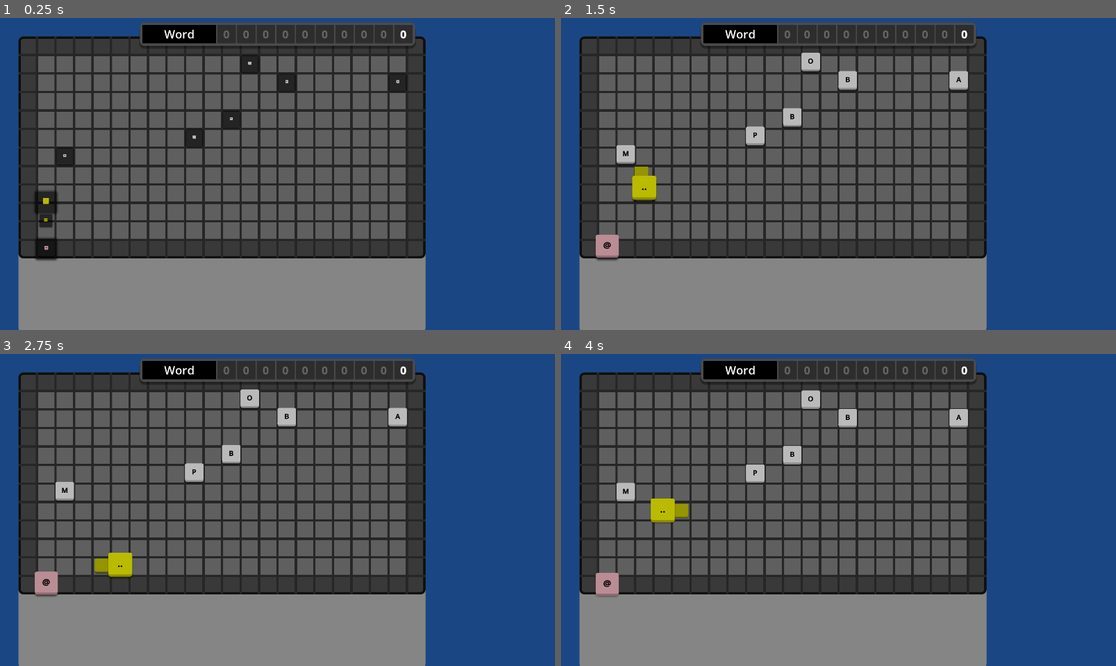
Above: before the commit, frames 1-4 (two rows, left to right).
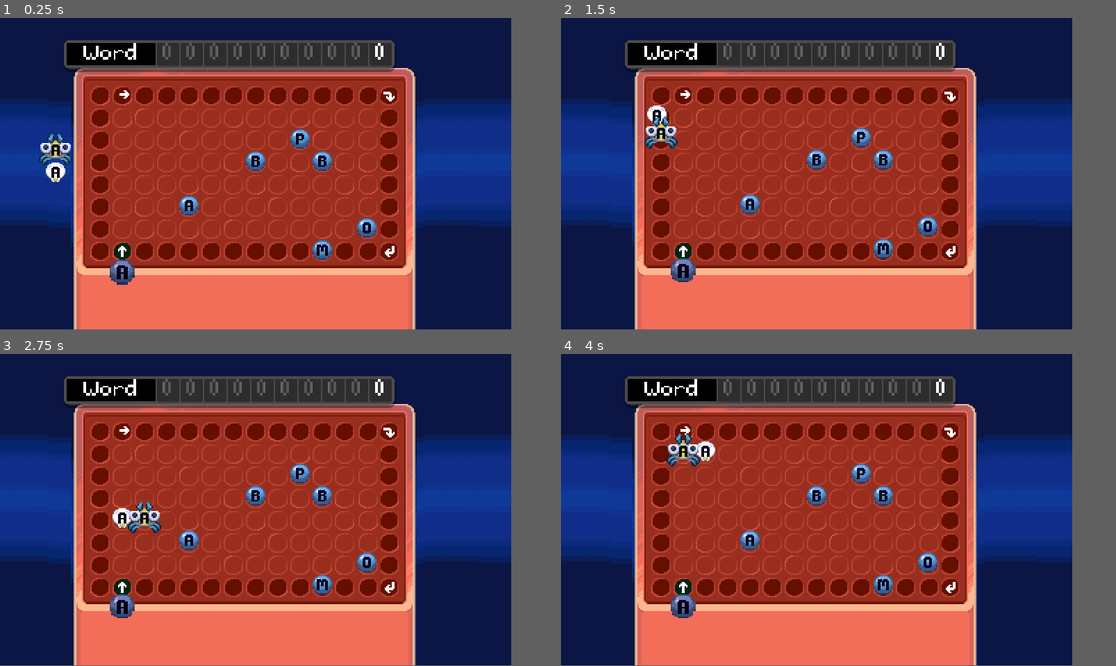
Above: after the commit, the same moments.

Repository: The-Chronomaniac/Brainwormed-GameOff2024
Game: Godot game, scene res://UserInterface/UserInterface.tscn
The game is run twice, just before and just after one commit, with the same random seed, the same clock (stepped at 60 frames per second) and the same inputs.
Inputs:
- Up to frame 1 (0.25 s): no input
- Up to frame 2 (1.5 s): hold D (Right) 0.53-1.28 s; hold Down (Down) from 1.28 s (still down)
- Up to frame 3 (2.75 s): release Down (Down) at 2.03 s; hold D (Right) from 2.03 s (still down)
- Up to frame 4 (4 s): release D (Right) at 2.78 s; hold Up (Up) 2.78-3.53 s; hold A (Left) from 3.53 s (still down)
In our replay, the window is 799x449 before the commit and 736x448 after it. These sizes can differ from the game's own. Grey fills any space a smaller window leaves; there, only what the larger window draws over its background counts as a difference.

The runs differ from the first frame. In frame 1, 88% of the frame differs, in the area x 0-93%, y 0-100%; in frame 2, 89%; in frame 3, 89%; in frame 4, 89%.

Commit message:
added sprites and background

Diff:
--- a/Counter/Counter.tscn
+++ b/Counter/Counter.tscn
@@ -1,6 +1,7 @@
-[gd_scene load_steps=2 format=3 uid="uid://1kx027sdxadp"]
+[gd_scene load_steps=3 format=3 uid="uid://1kx027sdxadp"]
 
 [ext_resource type="Script" path="res://Counter/Counter.gd" id="1_63o4i"]
+[ext_resource type="FontFile" uid="uid://bfaeql1p14t4v" path="res://Words/ChevyRay - Babyblocks Mono.ttf" id="2_12wrd"]
 
 [node name="Counter" type="PanelContainer"]
 custom_minimum_size = Vector2(64, 64)
@@ -9,11 +10,13 @@
 script = ExtResource("1_63o4i")
 
 [node name="Label" type="Label" parent="."]
+texture_filter = 1
 layout_mode = 2
 size_flags_vertical = 1
 theme_override_colors/font_outline_color = Color(1, 1, 1, 1)
 theme_override_constants/outline_size = 4
-theme_override_font_sizes/font_size = 36
+theme_override_fonts/font = ExtResource("2_12wrd")
+theme_override_font_sizes/font_size = 61
 text = "0"
 horizontal_alignment = 1
 vertical_alignment = 1
--- a/Counter/Scoreboard/Scoreboard.tscn
+++ b/Counter/Scoreboard/Scoreboard.tscn
@@ -1,6 +1,7 @@
-[gd_scene load_steps=6 format=3 uid="uid://bidsxlq5mmpnq"]
+[gd_scene load_steps=7 format=3 uid="uid://bidsxlq5mmpnq"]
 
 [ext_resource type="Script" path="res://Counter/Scoreboard/Scoreboard.gd" id="1_wmomo"]
+[ext_resource type="FontFile" uid="uid://bn7626cbwijcy" path="res://Words/ChevyRay - Bird Seed.ttf" id="2_6n05y"]
 [ext_resource type="PackedScene" uid="uid://1kx027sdxadp" path="res://Counter/Counter.tscn" id="2_eqimj"]
 
 [sub_resource type="StyleBoxEmpty" id="StyleBoxEmpty_3hxv4"]
@@ -30,8 +31,11 @@
 anchors_preset = 15
 anchor_right = 1.0
 anchor_bottom = 1.0
+offset_left = 118.84
+offset_right = 118.84
 grow_horizontal = 2
 grow_vertical = 2
+scale = Vector2(0.25, 0.25)
 script = ExtResource("1_wmomo")
 
 [node name="PanelContainer" type="PanelContainer" parent="."]
@@ -57,9 +61,11 @@
 theme_override_styles/panel = SubResource("StyleBoxFlat_4ul80")
 
 [node name="Label" type="Label" parent="PanelContainer/CenterContainer/PanelContainer/HBoxContainer/PanelContainer"]
+texture_filter = 1
 layout_mode = 2
 size_flags_vertical = 1
-theme_override_font_sizes/font_size = 40
+theme_override_fonts/font = ExtResource("2_6n05y")
+theme_override_font_sizes/font_size = 60
 text = "Word"
 horizontal_alignment = 1
 vertical_alignment = 1
--- a/Grid/Grid.gd
+++ b/Grid/Grid.gd
@@ -9,10 +9,10 @@
 var player_snake
 var line_list : Array = []
 
-var letter_scene = preload("res://Letter/Letter.tscn")
+@export var letter_scene : PackedScene
 var rng = RandomNumberGenerator.new()
 
-var verify_block : Letter
+var verify_block : Letter2
 
 # Called when the node enters the scene tree for the first time.
 func _ready() -> void:
--- a/Grid/Grid.tscn
+++ b/Grid/Grid.tscn
@@ -1,7 +1,8 @@
-[gd_scene load_steps=6 format=3 uid="uid://cyhukmk261lvj"]
+[gd_scene load_steps=7 format=3 uid="uid://cyhukmk261lvj"]
 
 [ext_resource type="Script" path="res://Grid/Grid.gd" id="1_538ot"]
-[ext_resource type="PackedScene" uid="uid://d0ciu782egddw" path="res://Snake/Snake.tscn" id="2_qwt2o"]
+[ext_resource type="PackedScene" uid="uid://d0ciu782egddw" path="res://Snake/snake.tscn" id="2_qwt2o"]
+[ext_resource type="PackedScene" uid="uid://bplo5fgj7mci7" path="res://Letter/Letter2.tscn" id="3_14bcl"]
 
 [sub_resource type="StyleBoxFlat" id="StyleBoxFlat_4yuc4"]
 bg_color = Color(1, 1, 1, 1)
@@ -32,6 +33,7 @@
 size_flags_vertical = 3
 script = ExtResource("1_538ot")
 snake_scene = ExtResource("2_qwt2o")
+letter_scene = ExtResource("3_14bcl")
 
 [node name="BottomPanel" type="Panel" parent="."]
 layout_mode = 2
--- /dev/null
+++ b/Letter/Letter2.gd
@@ -0,0 +1,60 @@
+class_name Letter2
+extends Node2D
+
+var alphabet : Array = ['A', 'B', 'C', 'D', 'E', 'F', 'G', 'H', 'I', 'J', 'K', 'L', 'M', 'N', 'O', 'P', 'Q', 'R', 'S', 'T', 'U', 'V', 'W', 'X', 'Y', 'Z']
+
+
+
+@onready var block : Node2D = $Block
+
+@onready var segmentsprite : AnimatedSprite2D = $Block/Segment
+@onready var lettersprite : AnimatedSprite2D = $Block/Segment/Letter
+
+var is_snake_segment = false
+
+var value : String = ""
+
+var tween : Tween = create_tween()
+
+var spawn_initial_scale : Vector2 = Vector2.ZERO
+var spawn_final_scale : Vector2 = Vector2.ONE
+
+# Called when the node enters the scene tree for the first time.
+func _ready() -> void:
+	#value = alphabet.pick_random()
+	lettersprite.play(value)
+	# Block position
+	# Create animation
+	var bounce_height : float = Level.cell_size * 0.125
+	var bounce_speed : float = 0.5
+	tween.set_trans(tween.TransitionType.TRANS_SINE)
+	tween.tween_property(block, "position:y", -bounce_height, bounce_speed)
+	tween.tween_property(block, "position:y", -2.0, bounce_speed)
+	tween.set_loops()
+	tween.play()
+	# Spawn animation
+	var spawn = get_tree().create_tween()
+	spawn.tween_property(block, "scale", spawn_final_scale, 0.2)
+	spawn.play()
+
+func set_value(letter):
+	value = letter
+	lettersprite.play(letter)
+
+func _process(delta: float) -> void:
+	pass
+
+func _on_tree_exited() -> void:
+	tween.kill()
+
+func _kill_animation():
+	# Nullify it's value
+	set_value("")
+	remove_from_group("Letter") # Group name is how I search for the object to clear the board. By removing it from the search. I can't accidently delete it twice
+	# Play the death animation
+	var kill_tween = get_tree().create_tween()
+	kill_tween.tween_property(block, "scale", spawn_initial_scale, 0.4).set_trans(Tween.TRANS_BOUNCE)
+	kill_tween.play()
+	# Destroy the object after death animation plays
+	await kill_tween.finished
+	queue_free()
--- /dev/null
+++ b/Letter/Letter2.tscn
@@ -0,0 +1,579 @@
+[gd_scene load_steps=62 format=3 uid="uid://bplo5fgj7mci7"]
+
+[ext_resource type="Script" path="res://Letter/Letter2.gd" id="1_p642i"]
+[ext_resource type="Texture2D" uid="uid://d04rwolteshdu" path="res://Sprites/Ball01.png" id="2_foyww"]
+[ext_resource type="Texture2D" uid="uid://b6svhxbr5wm1v" path="res://Sprites/letter_balls.png" id="3_a711y"]
+[ext_resource type="Texture2D" uid="uid://bwkjj0vyp8wat" path="res://Sprites/Wyrmbody.png" id="3_nl0xm"]
+[ext_resource type="Texture2D" uid="uid://42hb5br0m87i" path="res://Sprites/Wyrm_v02.png" id="4_rwamv"]
+[ext_resource type="Texture2D" uid="uid://imqyroyhh6y" path="res://Sprites/Wyrmhead.png" id="4_wc6sa"]
+[ext_resource type="Texture2D" uid="uid://dcygw5ous6e7v" path="res://Sprites/Wyrmtail.png" id="5_osjl0"]
+
+[sub_resource type="AtlasTexture" id="AtlasTexture_n3v2i"]
+atlas = ExtResource("2_foyww")
+region = Rect2(64, 0, 16, 16)
+
+[sub_resource type="AtlasTexture" id="AtlasTexture_ahglp"]
+atlas = ExtResource("2_foyww")
+region = Rect2(0, 0, 16, 16)
+
+[sub_resource type="AtlasTexture" id="AtlasTexture_021dp"]
+atlas = ExtResource("2_foyww")
+region = Rect2(16, 0, 16, 16)
+
+[sub_resource type="AtlasTexture" id="AtlasTexture_4uefr"]
+atlas = ExtResource("2_foyww")
+region = Rect2(32, 0, 16, 16)
+
+[sub_resource type="AtlasTexture" id="AtlasTexture_l3ao8"]
+atlas = ExtResource("2_foyww")
+region = Rect2(48, 0, 16, 16)
+
+[sub_resource type="AtlasTexture" id="AtlasTexture_8jhe0"]
+atlas = ExtResource("2_foyww")
+region = Rect2(64, 0, 16, 16)
+
+[sub_resource type="AtlasTexture" id="AtlasTexture_oama3"]
+atlas = ExtResource("3_nl0xm")
+region = Rect2(168, 0, 24, 20)
+
+[sub_resource type="AtlasTexture" id="AtlasTexture_33xjf"]
+atlas = ExtResource("3_nl0xm")
+region = Rect2(192, 0, 24, 20)
+
+[sub_resource type="AtlasTexture" id="AtlasTexture_3v3k2"]
+atlas = ExtResource("3_nl0xm")
+region = Rect2(216, 0, 24, 20)
+
+[sub_resource type="AtlasTexture" id="AtlasTexture_yftid"]
+atlas = ExtResource("4_wc6sa")
+region = Rect2(32, 0, 32, 25)
+
+[sub_resource type="AtlasTexture" id="AtlasTexture_fxv3y"]
+atlas = ExtResource("4_wc6sa")
+region = Rect2(64, 0, 32, 25)
+
+[sub_resource type="AtlasTexture" id="AtlasTexture_lj262"]
+atlas = ExtResource("4_wc6sa")
+region = Rect2(96, 0, 32, 25)
+
+[sub_resource type="AtlasTexture" id="AtlasTexture_5806s"]
+atlas = ExtResource("4_wc6sa")
+region = Rect2(160, 0, 32, 25)
+
+[sub_resource type="AtlasTexture" id="AtlasTexture_vqplt"]
+atlas = ExtResource("4_wc6sa")
+region = Rect2(128, 0, 32, 25)
+
+[sub_resource type="AtlasTexture" id="AtlasTexture_pna3x"]
+atlas = ExtResource("4_wc6sa")
+region = Rect2(0, 0, 32, 25)
+
+[sub_resource type="AtlasTexture" id="AtlasTexture_1iaas"]
+atlas = ExtResource("4_wc6sa")
+region = Rect2(160, 0, 32, 25)
+
+[sub_resource type="AtlasTexture" id="AtlasTexture_smm43"]
+atlas = ExtResource("4_wc6sa")
+region = Rect2(192, 0, 32, 25)
+
+[sub_resource type="AtlasTexture" id="AtlasTexture_vt220"]
+atlas = ExtResource("4_wc6sa")
+region = Rect2(224, 0, 32, 25)
+
+[sub_resource type="AtlasTexture" id="AtlasTexture_11v3o"]
+atlas = ExtResource("4_wc6sa")
+region = Rect2(256, 0, 32, 25)
+
+[sub_resource type="AtlasTexture" id="AtlasTexture_bo15v"]
+atlas = ExtResource("4_wc6sa")
+region = Rect2(288, 0, 32, 25)
+
+[sub_resource type="AtlasTexture" id="AtlasTexture_8u7bx"]
+atlas = ExtResource("4_wc6sa")
+region = Rect2(320, 0, 32, 25)
+
+[sub_resource type="AtlasTexture" id="AtlasTexture_8lsq1"]
+atlas = ExtResource("5_osjl0")
+region = Rect2(168, 0, 24, 20)
+
+[sub_resource type="AtlasTexture" id="AtlasTexture_b3lsl"]
+atlas = ExtResource("5_osjl0")
+region = Rect2(168, 0, 24, 20)
+
+[sub_resource type="AtlasTexture" id="AtlasTexture_55dhd"]
+atlas = ExtResource("5_osjl0")
+region = Rect2(192, 0, 24, 20)
+
+[sub_resource type="AtlasTexture" id="AtlasTexture_x1ndl"]
+atlas = ExtResource("5_osjl0")
+region = Rect2(216, 0, 24, 20)
+
+[sub_resource type="SpriteFrames" id="SpriteFrames_612x7"]
+animations = [{
+"frames": [{
+"duration": 1.0,
+"texture": SubResource("AtlasTexture_n3v2i")
+}],
+"loop": true,
+"name": &"ball",
+"speed": 5.0
+}, {
+"frames": [{
+"duration": 1.0,
+"texture": SubResource("AtlasTexture_ahglp")
+}, {
+"duration": 1.0,
+"texture": SubResource("AtlasTexture_021dp")
+}, {
+"duration": 1.0,
+"texture": SubResource("AtlasTexture_4uefr")
+}, {
+"duration": 1.0,
+"texture": SubResource("AtlasTexture_l3ao8")
+}, {
+"duration": 1.0,
+"texture": SubResource("AtlasTexture_8jhe0")
+}],
+"loop": true,
+"name": &"ball_spawn",
+"speed": 12.0
+}, {
+"frames": [{
+"duration": 1.0,
+"texture": SubResource("AtlasTexture_oama3")
+}],
+"loop": true,
+"name": &"body",
+"speed": 5.0
+}, {
+"frames": [{
+"duration": 1.0,
+"texture": SubResource("AtlasTexture_oama3")
+}, {
+"duration": 1.0,
+"texture": SubResource("AtlasTexture_33xjf")
+}, {
+"duration": 1.0,
+"texture": SubResource("AtlasTexture_3v3k2")
+}],
+"loop": true,
+"name": &"body_explode",
+"speed": 5.0
+}, {
+"frames": [{
+"duration": 1.0,
+"texture": SubResource("AtlasTexture_yftid")
+}, {
+"duration": 1.0,
+"texture": SubResource("AtlasTexture_fxv3y")
+}, {
+"duration": 1.0,
+"texture": SubResource("AtlasTexture_lj262")
+}, {
+"duration": 1.0,
+"texture": SubResource("AtlasTexture_5806s")
+}, {
+"duration": 1.0,
+"texture": SubResource("AtlasTexture_vqplt")
+}],
+"loop": true,
+"name": &"snake_eat",
+"speed": 12.0
+}, {
+"frames": [{
+"duration": 1.0,
+"texture": SubResource("AtlasTexture_pna3x")
+}],
+"loop": true,
+"name": &"snakehead",
+"speed": 5.0
+}, {
+"frames": [{
+"duration": 1.0,
+"texture": SubResource("AtlasTexture_1iaas")
+}, {
+"duration": 1.0,
+"texture": SubResource("AtlasTexture_smm43")
+}, {
+"duration": 1.0,
+"texture": SubResource("AtlasTexture_vt220")
+}, {
+"duration": 1.0,
+"texture": SubResource("AtlasTexture_11v3o")
+}, {
+"duration": 1.0,
+"texture": SubResource("AtlasTexture_bo15v")
+}, {
+"duration": 1.0,
+"texture": SubResource("AtlasTexture_8u7bx")
+}],
+"loop": true,
+"name": &"snakehead_dead",
+"speed": 12.0
+}, {
+"frames": [{
+"duration": 1.0,
+"texture": SubResource("AtlasTexture_8lsq1")
+}],
+"loop": true,
+"name": &"tail",
+"speed": 5.0
+}, {
+"frames": [{
+"duration": 1.0,
+"texture": SubResource("AtlasTexture_b3lsl")
+}, {
+"duration": 1.0,
+"texture": SubResource("AtlasTexture_55dhd")
+}, {
+"duration": 1.0,
+"texture": SubResource("AtlasTexture_x1ndl")
+}],
+"loop": true,
+"name": &"tail_explode",
+"speed": 5.0
+}]
+
+[sub_resource type="AtlasTexture" id="AtlasTexture_upoyl"]
+atlas = ExtResource("3_a711y")
+region = Rect2(16, 0, 16, 16)
+
+[sub_resource type="AtlasTexture" id="AtlasTexture_m57bp"]
+atlas = ExtResource("3_a711y")
+region = Rect2(32, 0, 16, 16)
+
+[sub_resource type="AtlasTexture" id="AtlasTexture_x8ndf"]
+atlas = ExtResource("3_a711y")
+region = Rect2(48, 0, 16, 16)
+
+[sub_resource type="AtlasTexture" id="AtlasTexture_srlj6"]
+atlas = ExtResource("3_a711y")
+region = Rect2(64, 0, 16, 16)
+
+[sub_resource type="AtlasTexture" id="AtlasTexture_1fvsy"]
+atlas = ExtResource("3_a711y")
+region = Rect2(80, 0, 16, 16)
+
+[sub_resource type="AtlasTexture" id="AtlasTexture_p85yk"]
+atlas = ExtResource("3_a711y")
+region = Rect2(96, 0, 16, 16)
+
+[sub_resource type="AtlasTexture" id="AtlasTexture_i3w6o"]
+atlas = ExtResource("3_a711y")
+region = Rect2(112, 0, 16, 16)
+
+[sub_resource type="AtlasTexture" id="AtlasTexture_wc35j"]
+atlas = ExtResource("3_a711y")
+region = Rect2(128, 0, 16, 16)
+
+[sub_resource type="AtlasTexture" id="AtlasTexture_olwu3"]
+atlas = ExtResource("3_a711y")
+region = Rect2(144, 0, 16, 16)
+
+[sub_resource type="AtlasTexture" id="AtlasTexture_cg7oc"]
+atlas = ExtResource("3_a711y")
+region = Rect2(160, 0, 16, 16)
+
+[sub_resource type="AtlasTexture" id="AtlasTexture_2w6x4"]
+atlas = ExtResource("3_a711y")
+region = Rect2(176, 0, 16, 16)
+
+[sub_resource type="AtlasTexture" id="AtlasTexture_uibdd"]
+atlas = ExtResource("3_a711y")
+region = Rect2(192, 0, 16, 16)
+
+[sub_resource type="AtlasTexture" id="AtlasTexture_tidvn"]
+atlas = ExtResource("3_a711y")
+region = Rect2(208, 0, 16, 16)
+
+[sub_resource type="AtlasTexture" id="AtlasTexture_unrgq"]
+atlas = ExtResource("3_a711y")
+region = Rect2(224, 0, 16, 16)
+
+[sub_resource type="AtlasTexture" id="AtlasTexture_sw06i"]
+atlas = ExtResource("3_a711y")
+region = Rect2(240, 0, 16, 16)
+
+[sub_resource type="AtlasTexture" id="AtlasTexture_f8m1e"]
+atlas = ExtResource("3_a711y")
+region = Rect2(256, 0, 16, 16)
+
+[sub_resource type="AtlasTexture" id="AtlasTexture_kk8ad"]
+atlas = ExtResource("3_a711y")
+region = Rect2(272, 0, 16, 16)
+
+[sub_resource type="AtlasTexture" id="AtlasTexture_b8m4i"]
+atlas = ExtResource("3_a711y")
+region = Rect2(288, 0, 16, 16)
+
+[sub_resource type="AtlasTexture" id="AtlasTexture_aehq1"]
+atlas = ExtResource("3_a711y")
+region = Rect2(16, 16, 16, 16)
+
+[sub_resource type="AtlasTexture" id="AtlasTexture_7njfy"]
+atlas = ExtResource("3_a711y")
+region = Rect2(32, 16, 16, 16)
+
+[sub_resource type="AtlasTexture" id="AtlasTexture_a2vep"]
+atlas = ExtResource("3_a711y")
+region = Rect2(48, 16, 16, 16)
+
+[sub_resource type="AtlasTexture" id="AtlasTexture_kfjl2"]
+atlas = ExtResource("3_a711y")
+region = Rect2(64, 16, 16, 16)
+
+[sub_resource type="AtlasTexture" id="AtlasTexture_hqahu"]
+atlas = ExtResource("3_a711y")
+region = Rect2(80, 16, 16, 16)
+
+[sub_resource type="AtlasTexture" id="AtlasTexture_qnefg"]
+atlas = ExtResource("3_a711y")
+region = Rect2(96, 16, 16, 16)
+
+[sub_resource type="AtlasTexture" id="AtlasTexture_bs52n"]
+atlas = ExtResource("3_a711y")
+region = Rect2(112, 16, 16, 16)
+
+[sub_resource type="AtlasTexture" id="AtlasTexture_ubthc"]
+atlas = ExtResource("3_a711y")
+region = Rect2(128, 16, 16, 16)
+
+[sub_resource type="AtlasTexture" id="AtlasTexture_bx63e"]
+atlas = ExtResource("4_rwamv")
+region = Rect2(96, 32, 32, 32)
+
+[sub_resource type="SpriteFrames" id="SpriteFrames_blbip"]
+animations = [{
+"frames": [{
+"duration": 1.0,
+"texture": SubResource("AtlasTexture_upoyl")
+}],
+"loop": true,
+"name": &"A",
+"speed": 5.0
+}, {
+"frames": [{
+"duration": 1.0,
+"texture": SubResource("AtlasTexture_m57bp")
+}],
+"loop": true,
+"name": &"B",
+"speed": 5.0
+}, {
+"frames": [{
+"duration": 1.0,
+"texture": SubResource("AtlasTexture_x8ndf")
+}],
+"loop": true,
+"name": &"C",
+"speed": 5.0
+}, {
+"frames": [{
+"duration": 1.0,
+"texture": SubResource("AtlasTexture_srlj6")
+}],
+"loop": true,
+"name": &"D",
+"speed": 5.0
+}, {
+"frames": [{
+"duration": 1.0,
+"texture": SubResource("AtlasTexture_1fvsy")
+}],
+"loop": true,
+"name": &"E",
+"speed": 5.0
+}, {
+"frames": [{
+"duration": 1.0,
+"texture": SubResource("AtlasTexture_p85yk")
+}],
+"loop": true,
+"name": &"F",
+"speed": 5.0
+}, {
+"frames": [{
+"duration": 1.0,
+"texture": SubResource("AtlasTexture_i3w6o")
+}],
+"loop": true,
+"name": &"G",
+"speed": 5.0
+}, {
+"frames": [{
+"duration": 1.0,
+"texture": SubResource("AtlasTexture_wc35j")
+}],
+"loop": true,
+"name": &"H",
+"speed": 5.0
+}, {
+"frames": [{
+"duration": 1.0,
+"texture": SubResource("AtlasTexture_olwu3")
+}],
+"loop": true,
+"name": &"I",
+"speed": 5.0
+}, {
+"frames": [{
+"duration": 1.0,
+"texture": SubResource("AtlasTexture_cg7oc")
+}],
+"loop": true,
+"name": &"J",
+"speed": 5.0
+}, {
+"frames": [{
+"duration": 1.0,
+"texture": SubResource("AtlasTexture_2w6x4")
+}],
+"loop": true,
+"name": &"K",
+"speed": 5.0
+}, {
+"frames": [{
+"duration": 1.0,
+"texture": SubResource("AtlasTexture_uibdd")
+}],
+"loop": true,
+"name": &"L",
+"speed": 5.0
+}, {
+"frames": [{
+"duration": 1.0,
+"texture": SubResource("AtlasTexture_tidvn")
+}],
+"loop": true,
+"name": &"M",
+"speed": 5.0
+}, {
+"frames": [{
+"duration": 1.0,
+"texture": SubResource("AtlasTexture_unrgq")
+}],
+"loop": true,
+"name": &"N",
+"speed": 5.0
+}, {
+"frames": [{
+"duration": 1.0,
+"texture": SubResource("AtlasTexture_sw06i")
+}],
+"loop": true,
+"name": &"O",
+"speed": 5.0
+}, {
+"frames": [{
+"duration": 1.0,
+"texture": SubResource("AtlasTexture_f8m1e")
+}],
+"loop": true,
+"name": &"P",
+"speed": 5.0
+}, {
+"frames": [{
+"duration": 1.0,
+"texture": SubResource("AtlasTexture_kk8ad")
+}],
+"loop": true,
+"name": &"Q",
+"speed": 5.0
+}, {
+"frames": [{
+"duration": 1.0,
+"texture": SubResource("AtlasTexture_b8m4i")
+}],
+"loop": true,
+"name": &"R",
+"speed": 5.0
+}, {
+"frames": [{
+"duration": 1.0,
+"texture": SubResource("AtlasTexture_aehq1")
+}],
+"loop": true,
+"name": &"S",
+"speed": 5.0
+}, {
+"frames": [{
+"duration": 1.0,
+"texture": SubResource("AtlasTexture_7njfy")
+}],
+"loop": true,
+"name": &"T",
+"speed": 5.0
+}, {
+"frames": [{
+"duration": 1.0,
+"texture": SubResource("AtlasTexture_a2vep")
+}],
+"loop": true,
+"name": &"U",
+"speed": 5.0
+}, {
+"frames": [{
+"duration": 1.0,
+"texture": SubResource("AtlasTexture_kfjl2")
+}],
+"loop": true,
+"name": &"V",
+"speed": 5.0
+}, {
+"frames": [{
+"duration": 1.0,
+"texture": SubResource("AtlasTexture_hqahu")
+}],
+"loop": true,
+"name": &"W",
+"speed": 5.0
+}, {
+"frames": [{
+"duration": 1.0,
+"texture": SubResource("AtlasTexture_qnefg")
+}],
+"loop": true,
+"name": &"X",
+"speed": 5.0
+}, {
+"frames": [{
+"duration": 1.0,
+"texture": SubResource("AtlasTexture_bs52n")
+}],
+"loop": true,
+"name": &"Y",
+"speed": 5.0
+}, {
+"frames": [{
+"duration": 1.0,
+"texture": SubResource("AtlasTexture_ubthc")
+}],
+"loop": true,
+"name": &"Z",
+"speed": 5.0
+}, {
+"frames": [{
+"duration": 1.0,
+"texture": SubResource("AtlasTexture_bx63e")
+}],
+"loop": true,
+"name": &"blank",
+"speed": 5.0
+}]
+
+[node name="Letter" type="Node2D" groups=["Letter"]]
+script = ExtResource("1_p642i")
+
+[node name="Block" type="Node2D" parent="."]
+z_index = 1
+y_sort_enabled = true
+
+[node name="Segment" type="AnimatedSprite2D" parent="Block"]
+sprite_frames = SubResource("SpriteFrames_612x7")
+animation = &"ball"
+
+[node name="Letter" type="AnimatedSprite2D" parent="Block/Segment"]
+sprite_frames = SubResource("SpriteFrames_blbip")
+animation = &"A"
+
+[connection signal="tree_exited" from="." to="." method="_on_tree_exited"]
--- a/Level/Level.gd
+++ b/Level/Level.gd
@@ -5,8 +5,8 @@
 signal current_word(value)
 
 # Where we store where the letters go
-var cell_size : int = 64
-var grid_size : Vector2i = Vector2i(22, 12)
+var cell_size : int = 16
+var grid_size : Vector2i = Vector2i(14, 8)
 var board_position : Vector2 = Vector2.ZERO
 
 # Map data
--- a/Snake/Snake.gd
+++ b/Snake/Snake.gd
@@ -16,13 +16,13 @@
 var snake_letter_index : int = 1 # Where to place the next letter
 var current_word : String = ""
 
-var letter_scene : PackedScene = load("res://Letter/Letter.tscn")
+@export var letter_scene : PackedScene
 @onready var move_timer : Timer = $DelayTime
 
-var snake_head : Letter
-var snake_head_default_scale : float = 1.3
-var snake_tail : Letter
-var snake_tail_default_scale : float = 0.75
+var snake_head : Letter2
+var snake_head_default_scale : float = 1
+var snake_tail : Letter2
+var snake_tail_default_scale : float = 1
 
 var normal_speed : float = 0.3
 var fast_speed : float = 0.1
@@ -121,14 +121,11 @@
 	var spawn_position : Vector2i = Level.exit_position
 	# Snake head
 	snake_head = spawn_snake(spawn_position.x, spawn_position.y - 1)
-	snake_head.scale = Vector2(snake_head_default_scale, snake_head_default_scale)
 	snake_head.z_index = 10 # Always on top
-	snake_head.modulate = Color("Yellow")
-	snake_head.set_value("..")
-	# Snake tale
+	# Snake tail
+	snake_head.segmentsprite.play("snakehead")
 	snake_tail = spawn_snake(spawn_position.x - 1, spawn_position.y)
-	snake_tail.scale = Vector2(snake_tail_default_scale, snake_tail_default_scale)
-	snake_tail.modulate = Color("Yellow").darkened(0.2)
+	snake_tail.segmentsprite.play("tail")
 	# Snake only moves when the can_move == true
 	move_timer.timeout.connect(on_timer_out)
 	move_timer.start()
@@ -186,10 +183,7 @@
 			var random_letter_count : int = randi_range(2, 5)
 			print("Letter count : " + str(random_letter_count))
 			spawn_letters(random_letter_count) # Spawn new letters
-	if in_safe_zone:
-		snake_head.set_value("^^")
-	else:
-		snake_head.set_value("..")
+
 	# Result
 	return in_safe_zone
 
@@ -232,7 +226,6 @@
 	print("Snake has died!")
 	snake_head.modulate = Color("Red")
 	snake_tail.modulate = Color("DARK_SALMON")
-	snake_head.set_value("XX")
 	can_move = false
 	move_timer.queue_free()
 	print("Snake length: " + str(snake_segment.size()))
--- a/Snake/snake.tscn
+++ b/Snake/snake.tscn
@@ -1,10 +1,12 @@
-[gd_scene load_steps=2 format=3 uid="uid://d0ciu782egddw"]
+[gd_scene load_steps=3 format=3 uid="uid://d0ciu782egddw"]
 
 [ext_resource type="Script" path="res://Snake/Snake.gd" id="1_upbrh"]
+[ext_resource type="PackedScene" uid="uid://bplo5fgj7mci7" path="res://Letter/Letter2.tscn" id="2_fgixw"]
 
 [node name="Snake" type="Node2D"]
 top_level = true
 script = ExtResource("1_upbrh")
+letter_scene = ExtResource("2_fgixw")
 
 [node name="DelayTime" type="Timer" parent="."]
 wait_time = 0.15
--- a/UserInterface/UserInterface.tscn
+++ b/UserInterface/UserInterface.tscn
@@ -1,7 +1,8 @@
-[gd_scene load_steps=4 format=3 uid="uid://dd1jvq4oxls31"]
+[gd_scene load_steps=5 format=3 uid="uid://dd1jvq4oxls31"]
 
 [ext_resource type="PackedScene" uid="uid://cyhukmk261lvj" path="res://Grid/Grid.tscn" id="1_d7qj8"]
 [ext_resource type="PackedScene" uid="uid://bidsxlq5mmpnq" path="res://Counter/Scoreboard/Scoreboard.tscn" id="2_i5jfd"]
+[ext_resource type="Texture2D" uid="uid://bylvrwnqffpgp" path="res://Sprites/level_background.png" id="3_oxhxp"]
 
 [sub_resource type="StyleBoxFlat" id="StyleBoxFlat_led2y"]
 content_margin_left = 40.0
@@ -48,3 +49,7 @@
 
 [node name="Scoreboard" parent="." instance=ExtResource("2_i5jfd")]
 layout_mode = 1
+
+[node name="LevelBackground" type="Sprite2D" parent="."]
+texture = ExtResource("3_oxhxp")
+centered = false
--- a/project.godot
+++ b/project.godot
@@ -24,9 +24,11 @@
 
 [display]
 
-window/size/viewport_width=1920
-window/size/viewport_height=1080
-window/size/resizable=false
+window/size/viewport_width=368
+window/size/viewport_height=224
+window/size/window_width_override=1104
+window/size/window_height_override=672
+window/stretch/mode="viewport"
 
 [global_group]
 
@@ -69,6 +71,9 @@
 
 [rendering]
 
+textures/canvas_textures/default_texture_filter=0
 renderer/rendering_method="gl_compatibility"
 renderer/rendering_method.mobile="gl_compatibility"
+textures/decals/filter=0
+textures/light_projectors/filter=0
 environment/defaults/default_clear_color=Color(0.0980184, 0.195387, 0.449086, 1)
Binary file added: Sprites/B.png
Not shown, added: Sprites/B.png.import
Binary file added: Sprites/Ball.aseprite
Binary file added: Sprites/Ball.png
Not shown, added: Sprites/Ball.png.import
Binary file added: Sprites/Ball01.aseprite
Binary file added: Sprites/Ball01.gif
Binary file added: Sprites/Ball01.png
Not shown, added: Sprites/Ball01.png.import
Binary file added: Sprites/Ball02.aseprite
Binary file added: Sprites/Ball02.gif
Binary file added: Sprites/IMG_0622.png
(and 47 more such lines)
